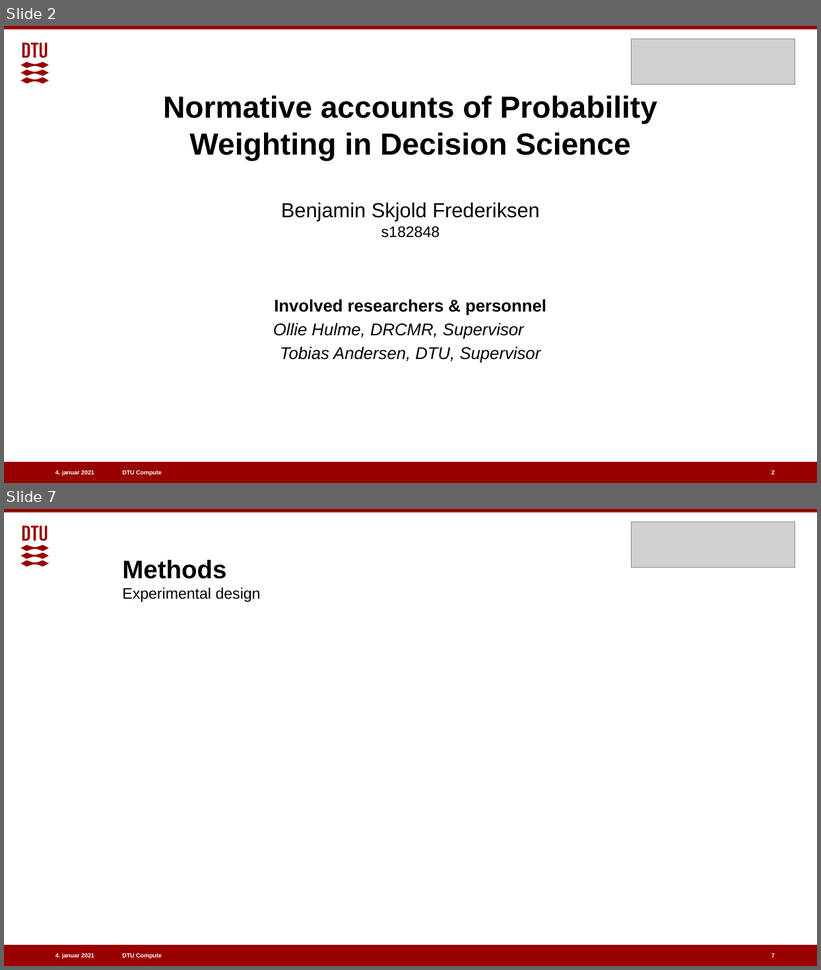
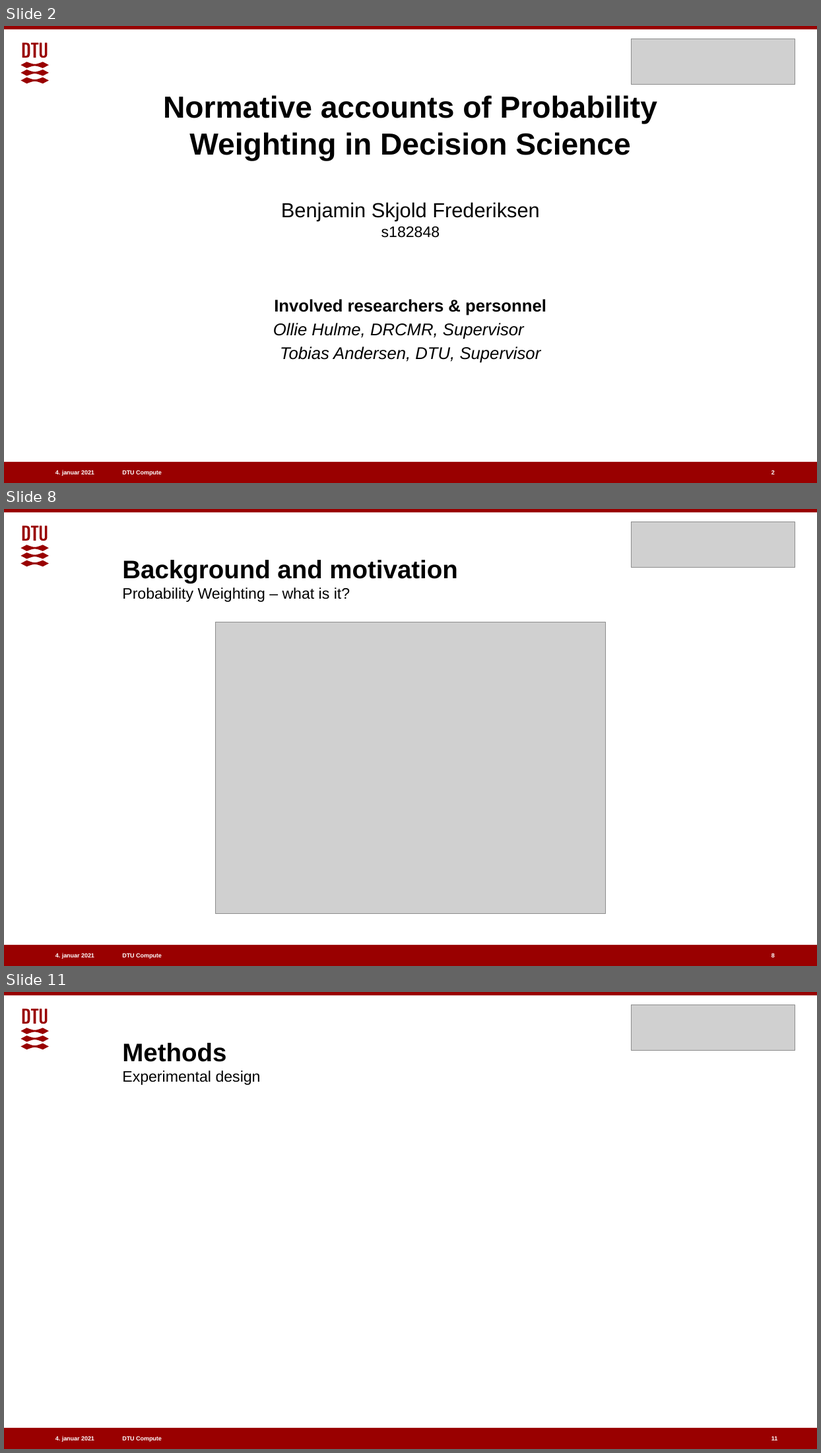
Before and after one commit to benj1003/Comparing-normative-and-descriptive-models-of-probability-weighting, a slide deck: Presentations/Oral defence 07-01-2021.pptx. Shown one above the other, each under a label of ours: slides 2 and 7 before the commit, slides 2, 8 and 11 after it; the slides between them are not shown. The pictures are 821x970 and 821x1453 pixels, drawn with LibreOffice and Linux fonts; fonts in the diff are those of the drawing; grey boxes stand for pictures. Boxes give left, top, right and bottom in pixels: in the first picture for what was removed or moved away, otherwise in the second. Text is boxed around its words. In the diff, an @@ line names an element or a change of style, - is before the commit and + after.

```diff
--- a/Presentations/Oral defence 07-01-2021.pptx
+++ b/Presentations/Oral defence 07-01-2021.pptx
@@ slide 8 added at [4, 509, 817, 966], background #FFFFFF; not listed: 5 template elements that a slide beside it also shows @@
@@ picture added at [632, 522, 795, 568] @@
@@ title added at [122, 560, 457, 602], 18 pt, text #000000 @@
+Background and motivation
+Probability Weighting – what is it?
@@ picture added at [216, 623, 606, 914] @@
@@ page number added at [772, 953, 775, 959], 7 pt, text #FFFFFF, bold @@
+8
@@ what was slide 7 is now slide 11 @@
@@ page number at [772, 1437, 778, 1441]: text changed @@
-7
+11
```
Also in this commit, not shown: 4 slides changed, 3 other slides added.
